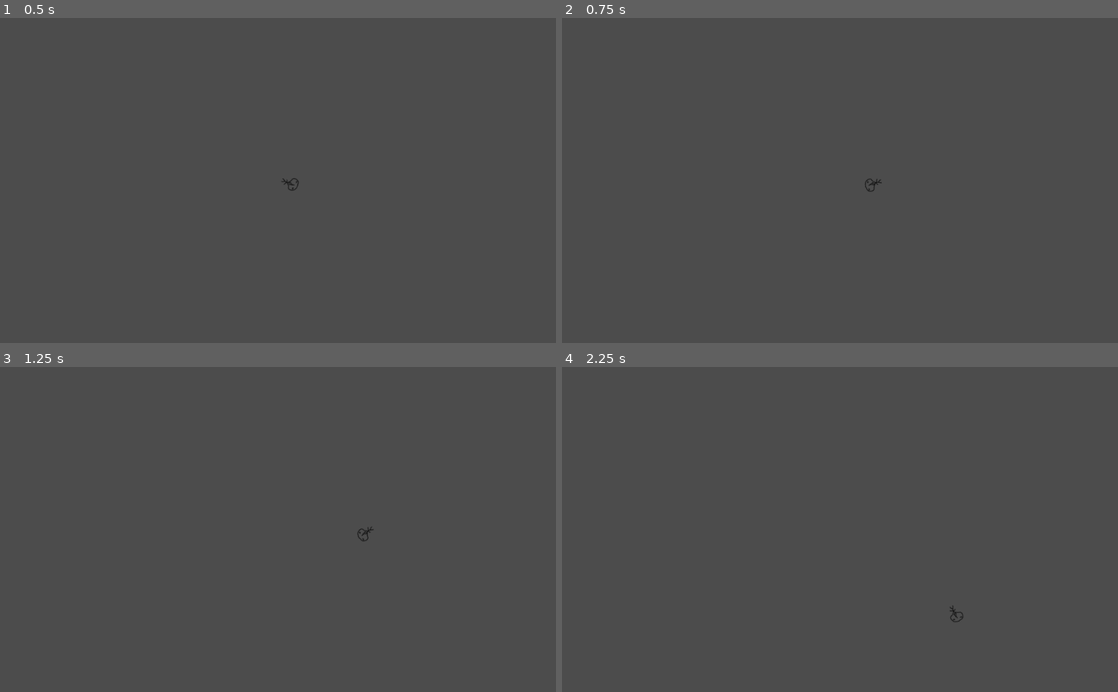
Above: before the commit, frames 1-4 (two rows, left to right).
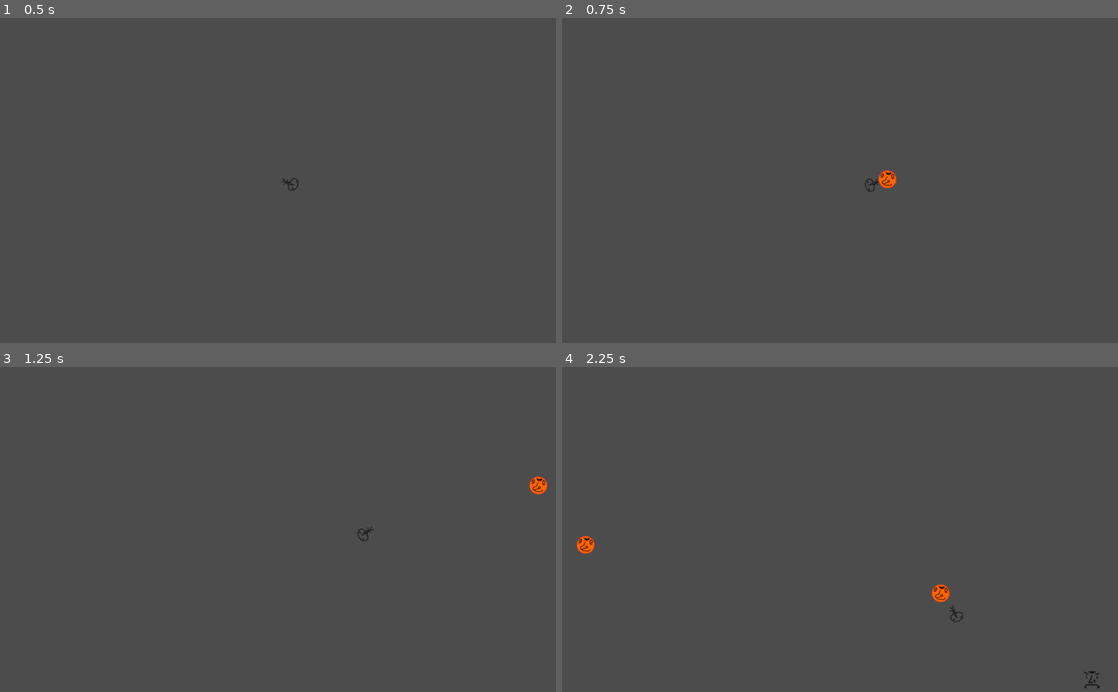
Above: after the commit, the same moments.

Repository: drarbego/Disparos
Game: Godot game, scene res://scenes/World.tscn
Two runs of this game, one before a commit and one after it. Both use one fixed random seed, a clock stepped at 60 frames per second and the inputs below.
Inputs (mouse positions are in pixels of both pictures, inside the frame that each line leads up to):
- Up to frame 1 (0.5 s): no input
- Up to frame 2 (0.75 s): tap Enter at 0.5 s; move the mouse to (962, 164) at 0.52 s; hold D (right) from 0.53 s (still down); click (962, 164) at 0.6 s
- Up to frame 3 (1.25 s): keep holding D (right)
- Up to frame 4 (2.25 s): move the mouse to (728, 545) at 1.27 s; release D (right) at 1.28 s; hold S (down) 1.28-2.03 s; click (728, 545) at 1.35 s; move the mouse to (895, 458) at 2.02 s; hold D (right) from 2.03 s (still down); click (895, 458) at 2.1 s

Frame 1 is identical in both runs. In frame 2, 0.1% of the frame differs, in the area x 56-61%, y 46-53%; in frame 3, 0.2%; in frame 4, 0.3%, in the area x 2-97%, y 51-99%.

Commit message:
added simple freezing

Diff:
--- /dev/null
+++ b/bullet.gd
@@ -0,0 +1,15 @@
+extends Area2D
+
+export(int) var speed = 800
+var direction = Vector2()
+
+func _ready():
+	direction = (get_global_mouse_position() - position).normalized()
+
+func _process(delta):
+	position += direction * speed * delta
+
+func _on_bullet_area_entered(area):
+	if area.is_in_group('enemies'):
+		area.freeze()
+		queue_free()
--- a/project.godot
+++ b/project.godot
@@ -30,6 +30,8 @@
  ]
 click=[ Object(InputEventMouseButton,"resource_local_to_scene":false,"resource_name":"","device":0,"alt":false,"shift": …(208 unchanged characters)…
  ]
+spawn=[ Object(InputEventKey,"resource_local_to_scene":false,"resource_name":"","device":0,"alt":false,"shift":false,"control":false,"meta":false,"command":false,"pressed":false,"scancode":78,"unicode":0,"echo":false,"script":null)
+ ]
 
 [rendering]
 
--- a/scenes/World.tscn
+++ b/scenes/World.tscn
@@ -1,7 +1,15 @@
-[gd_scene load_steps=2 format=2]
+[gd_scene load_steps=3 format=2]
 
 [ext_resource path="res://scenes/player.tscn" type="PackedScene" id=1]
+[ext_resource path="res://scenes/spawner.tscn" type="PackedScene" id=2]
 
-[node name="world" type="Node2D" index="0"]
+[node name="world" type="Node2D"]
+
+_sections_unfolded = [ "Transform" ]
 
 [node name="player" parent="." index="0" instance=ExtResource( 1 )]
+
+[node name="spawner" parent="." index="1" instance=ExtResource( 2 )]
+
+minWaitTime = 1.0
+maxWaitTime = 5.0
--- /dev/null
+++ b/scenes/bullet.tscn
@@ -0,0 +1,31 @@
+[gd_scene load_steps=4 format=2]
+
+[ext_resource path="res://bullet.gd" type="Script" id=1]
+[ext_resource path="res://sprites/bullet.png" type="Texture" id=2]
+
+[sub_resource type="RectangleShape2D" id=1]
+
+custom_solver_bias = 0.0
+extents = Vector2( 16, 16 )
+
+[node name="bullet" type="Area2D"]
+
+input_pickable = true
+gravity_vec = Vector2( 0, 1 )
+gravity = 98.0
+linear_damp = 0.1
+angular_damp = 1.0
+audio_bus_override = false
+audio_bus_name = "Master"
+script = ExtResource( 1 )
+speed = 800
+
+[node name="shape" type="CollisionShape2D" parent="." index="0"]
+
+shape = SubResource( 1 )
+
+[node name="sprite" type="Sprite" parent="." index="1"]
+
+texture = ExtResource( 2 )
+
+[connection signal="area_entered" from="." to="." method="_on_bullet_area_entered"]
--- /dev/null
+++ b/scenes/enemy.gd
@@ -0,0 +1,22 @@
+extends Area2D
+
+export(int) var speed
+export(float) var freezeTime
+var isFrozen = false
+
+func _process(delta):
+	if not isFrozen:
+		var player = get_node('/root/world/player')
+		var direction = (player.position - position).normalized()
+		position += direction * speed * delta
+
+func freeze():
+	print('I have to freeze')
+	isFrozen = true
+	var timer = get_node('freeze')
+	timer.wait_time = freezeTime
+	timer.start()
+
+
+func _on_freeze_timeout():
+	isFrozen = false
--- /dev/null
+++ b/scenes/enemy.tscn
@@ -0,0 +1,43 @@
+[gd_scene load_steps=4 format=2]
+
+[ext_resource path="res://scenes/enemy.gd" type="Script" id=1]
+[ext_resource path="res://sprites/enemy.png" type="Texture" id=2]
+
+[sub_resource type="RectangleShape2D" id=1]
+
+custom_solver_bias = 0.0
+extents = Vector2( 16, 16 )
+
+[node name="enemy" type="Area2D" index="0" groups=[
+"enemies",
+]]
+
+input_pickable = true
+gravity_vec = Vector2( 0, 1 )
+gravity = 98.0
+linear_damp = 0.1
+angular_damp = 1.0
+audio_bus_override = false
+audio_bus_name = "Master"
+script = ExtResource( 1 )
+speed = 100
+freezeTime = 5.0
+
+[node name="shape" type="CollisionShape2D" parent="." index="0"]
+
+shape = SubResource( 1 )
+_sections_unfolded = [ "Transform" ]
+
+[node name="sprite" type="Sprite" parent="." index="1"]
+
+texture = ExtResource( 2 )
+_sections_unfolded = [ "Visibility" ]
+
+[node name="freeze" type="Timer" parent="." index="2"]
+
+process_mode = 1
+wait_time = 1.0
+one_shot = false
+autostart = false
+
+[connection signal="timeout" from="freeze" to="." method="_on_freeze_timeout"]
--- /dev/null
+++ b/scenes/spawner.tscn
@@ -0,0 +1,18 @@
+[gd_scene load_steps=2 format=2]
+
+[ext_resource path="res://spawner.gd" type="Script" id=1]
+
+[node name="spawner" type="Node"]
+
+script = ExtResource( 1 )
+minWaitTime = 0.0
+maxWaitTime = 1.0
+
+[node name="timer" type="Timer" parent="." index="0"]
+
+process_mode = 1
+wait_time = 1.0
+one_shot = false
+autostart = false
+
+[connection signal="timeout" from="timer" to="." method="_on_timer_timeout"]
--- a/scripts/player.gd
+++ b/scripts/player.gd
@@ -1,6 +1,7 @@
 extends Area2D
 
 export (int) var speed = 200
+var Bullet = preload('res://scenes/bullet.tscn')
 
 func get_velocity(delta):
 	var velocity = Vector2()
@@ -14,6 +15,13 @@
 		velocity.y -= 1
 	return velocity.normalized() * speed * delta
 
+func fire_listener():
+	if Input.is_action_just_released('click'):
+		var bullet = Bullet.instance()
+		bullet.position = position
+		var world = get_node('/root/world')
+		world.add_child(bullet)
+
 func look_at_mouse():
 	var mouse_pos = get_global_mouse_position()
 	var angle = position.angle_to_point(mouse_pos)
@@ -24,4 +32,5 @@
 
 func _process(delta):
 	look_at_mouse()
+	fire_listener()
 	position += get_velocity(delta)
--- /dev/null
+++ b/spawner.gd
@@ -0,0 +1,23 @@
+extends Node
+
+var Enemy = preload('res://scenes/enemy.tscn')
+
+var timer
+
+export(float) var minWaitTime
+export(float) var maxWaitTime
+
+func _ready():
+	randomize()
+	timer = get_node('timer')
+	timer.wait_time = rand_range(minWaitTime, maxWaitTime)
+	timer.start()
+
+func _on_timer_timeout():
+	print('spawning')
+	var enemy = Enemy.instance()
+	enemy.position.x = get_viewport().size.x
+	enemy.position.y = get_viewport().size.y
+	self.get_parent().add_child(enemy)
+	timer.wait_time = rand_range(minWaitTime, maxWaitTime)
+	timer.start()
Binary file added: sprites/bullet.png
Not shown, added: sprites/bullet.png.import
Binary file added: sprites/enemy.png
Not shown, added: sprites/enemy.png.import
